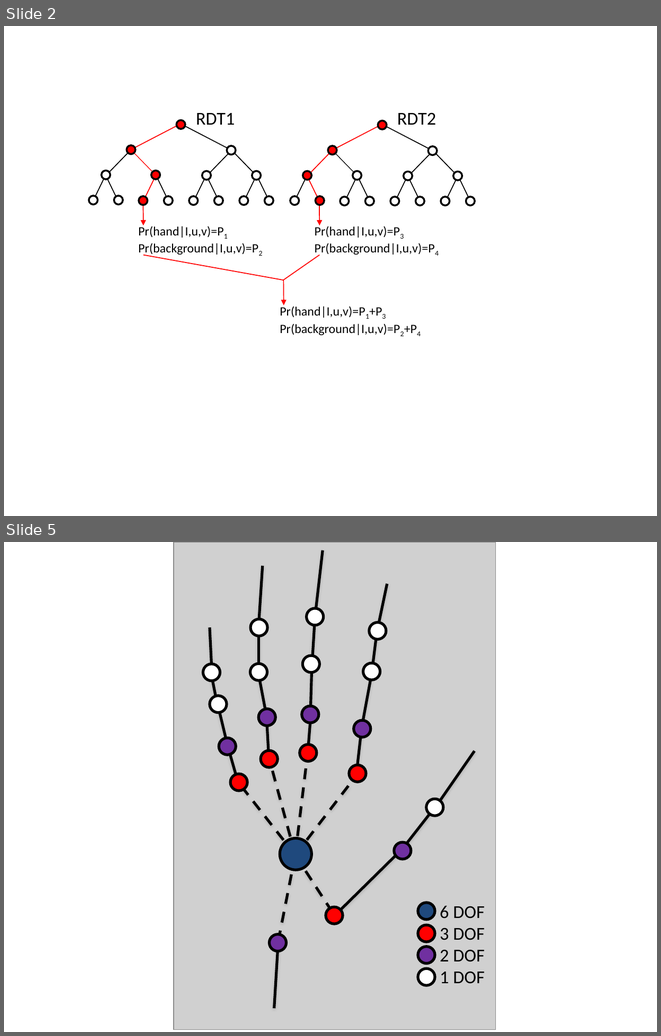
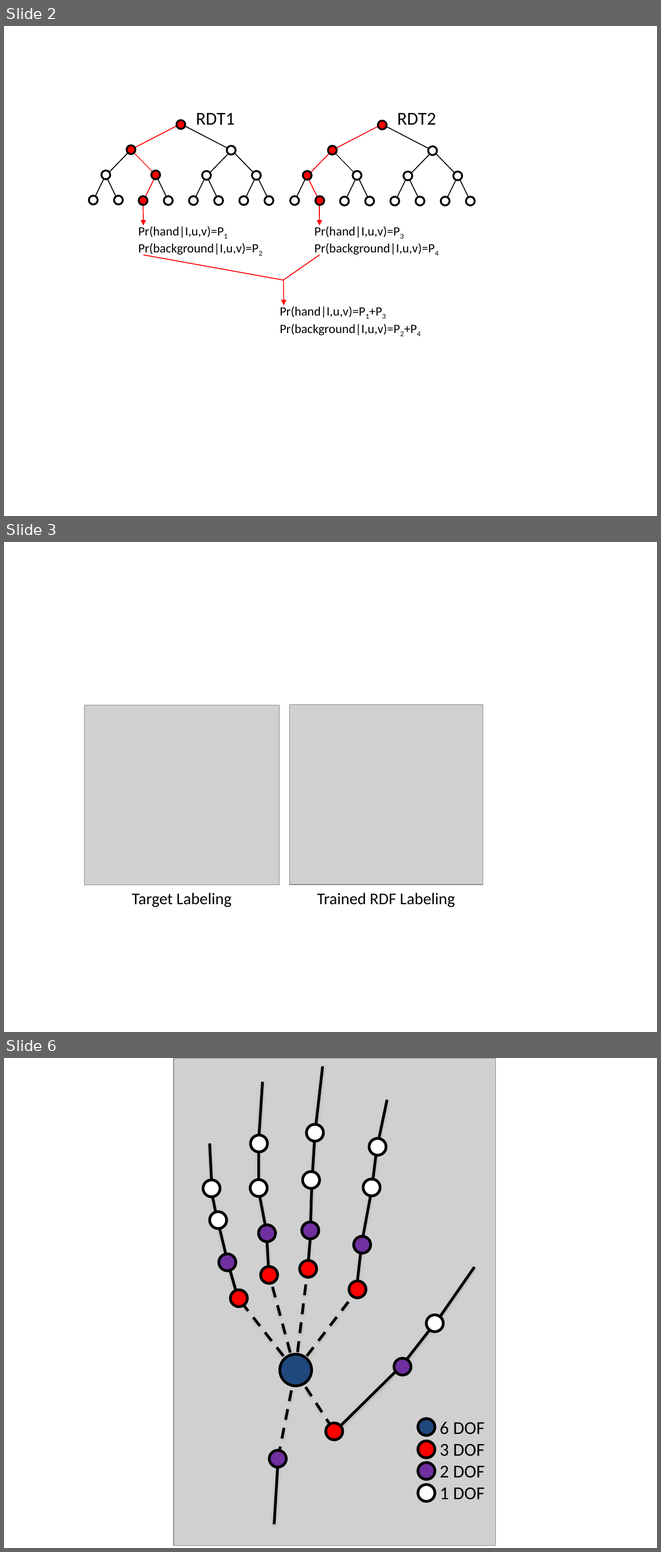
Before and after one commit to jonathantompson/KinectHands, a slide deck: TOG_Paper/figures.pptx. Shown one above the other, each under a label of ours: slides 2 and 5 before the commit, slides 2, 3 and 6 after it; the slides between them are not shown. The pictures are 661x1036 and 661x1552 pixels, drawn with LibreOffice and Linux fonts; fonts in the diff are those of the drawing; grey boxes stand for pictures. Boxes give left, top, right and bottom in pixels: in the first picture for what was removed or moved away, otherwise in the second. Text is boxed around its words. In the diff, an @@ line names an element or a change of style, - is before the commit and + after.

```diff
--- a/TOG_Paper/figures.pptx
+++ b/TOG_Paper/figures.pptx
@@ slide 3 added at (4, 542, 657, 1032), background #FFFFFF @@
@@ picture added at (85, 705, 280, 885) @@
@@ picture added at (289, 705, 483, 884) @@
@@ text added at (132, 892, 231, 907), 18 pt, text #000000 @@
+Target Labeling
@@ text added at (317, 892, 455, 907), 18 pt, text #000000 @@
+Trained RDF Labeling
@@ what was slide 5 is now slide 6 @@
```
Also in this commit, not shown: 2 slides changed, 1 other slide added, 1 slide removed, 27 other files.
